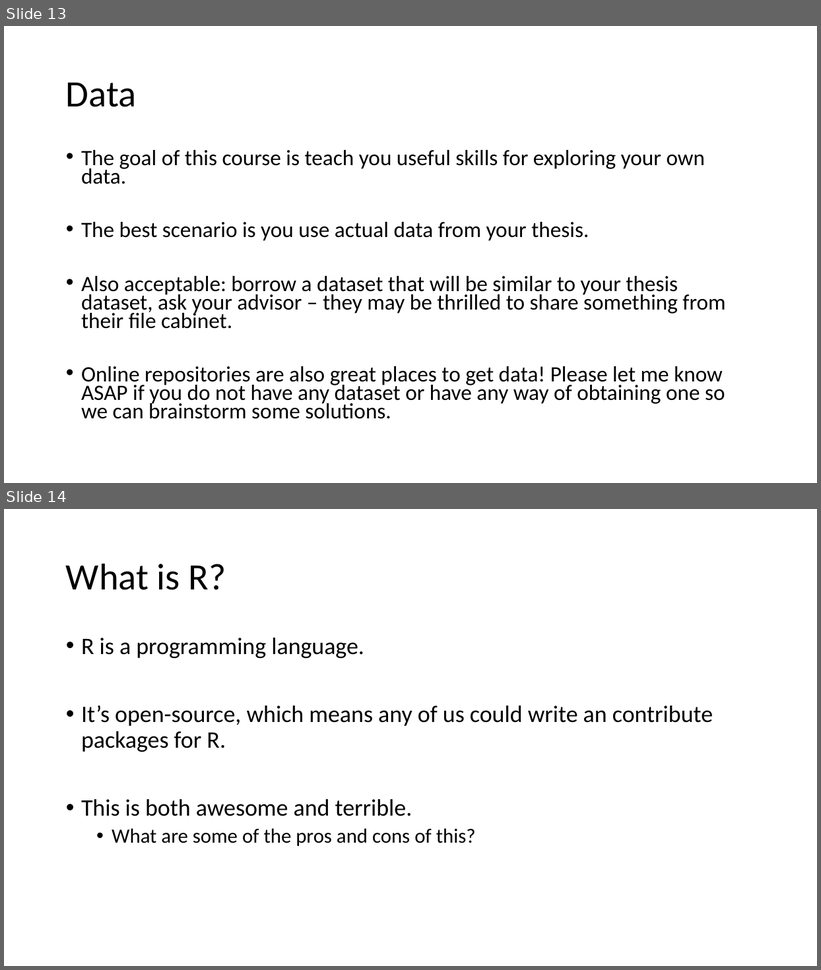
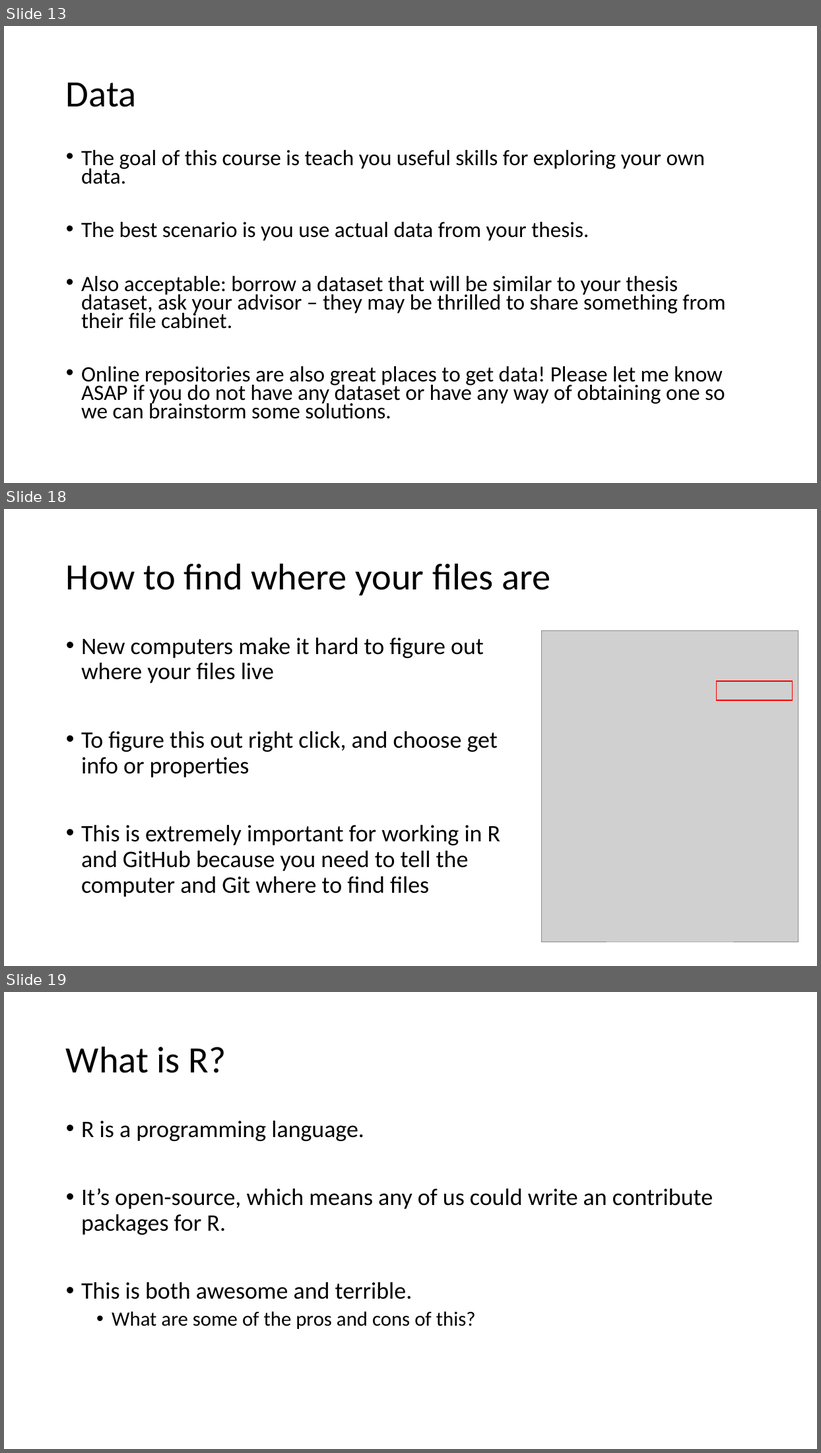
Before and after one commit to VTQuantMethodsEEB/klangwig, a slide deck: lectures/week_1_intro_to_R/le1_intro_to_R.pptx. Shown one above the other, each under a label of ours: slides 13 and 14 before the commit, slides 13, 18 and 19 after it; the slides between them are not shown. The pictures are 821x970 and 821x1453 pixels, drawn with LibreOffice and Linux fonts; fonts in the diff are those of the drawing; grey boxes stand for pictures. Boxes give left, top, right and bottom in pixels: in the first picture for what was removed or moved away, otherwise in the second. Text is boxed around its words. In the diff, an @@ line names an element or a change of style, - is before the commit and + after.

```diff
--- a/lectures/week_1_intro_to_R/le1_intro_to_R.pptx
+++ b/lectures/week_1_intro_to_R/le1_intro_to_R.pptx
@@ slide 18 added at (4,509,817,966), background #FFFFFF @@
@@ title added at (66,563,551,595), 44 pt, text #000000 @@
+How to find where your files are
@@ text added at (81,638,500,897), 28 pt, text #000000 @@
+• New computers make it hard to figure out where your files live
+• To figure this out right click, and choose get info or properties
+• This is extremely important for working in R and GitHub because you need to tell the computer and Git where to find files
@@ picture added at (541,631,798,942) @@
@@ rectangle added at (717,681,793,700), outline #FF0000 1 pt @@
@@ what was slide 14 is now slide 19 @@
```
Also in this commit, not shown: 4 slides changed, 4 other slides added, 6 other files.
